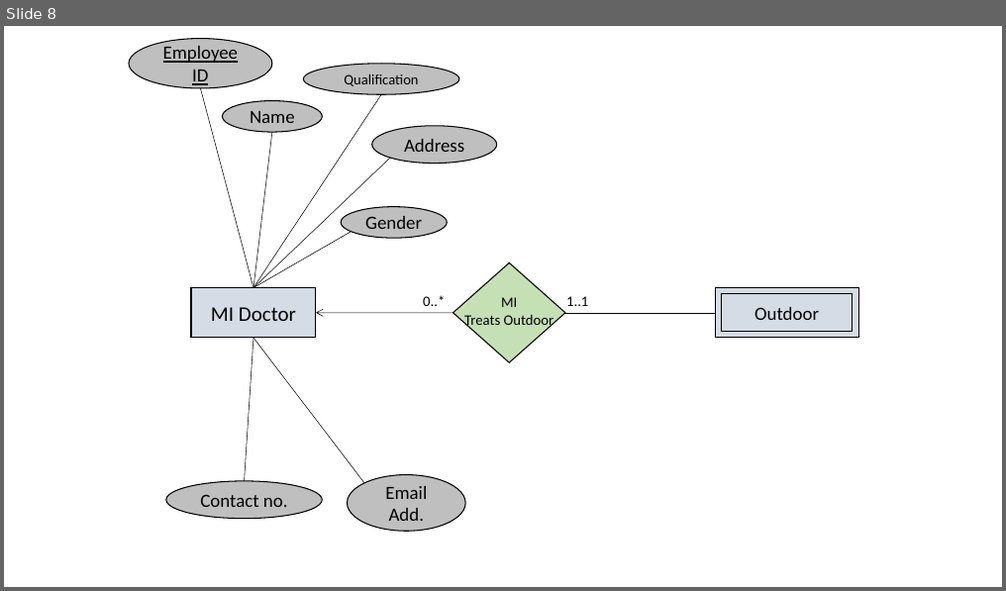
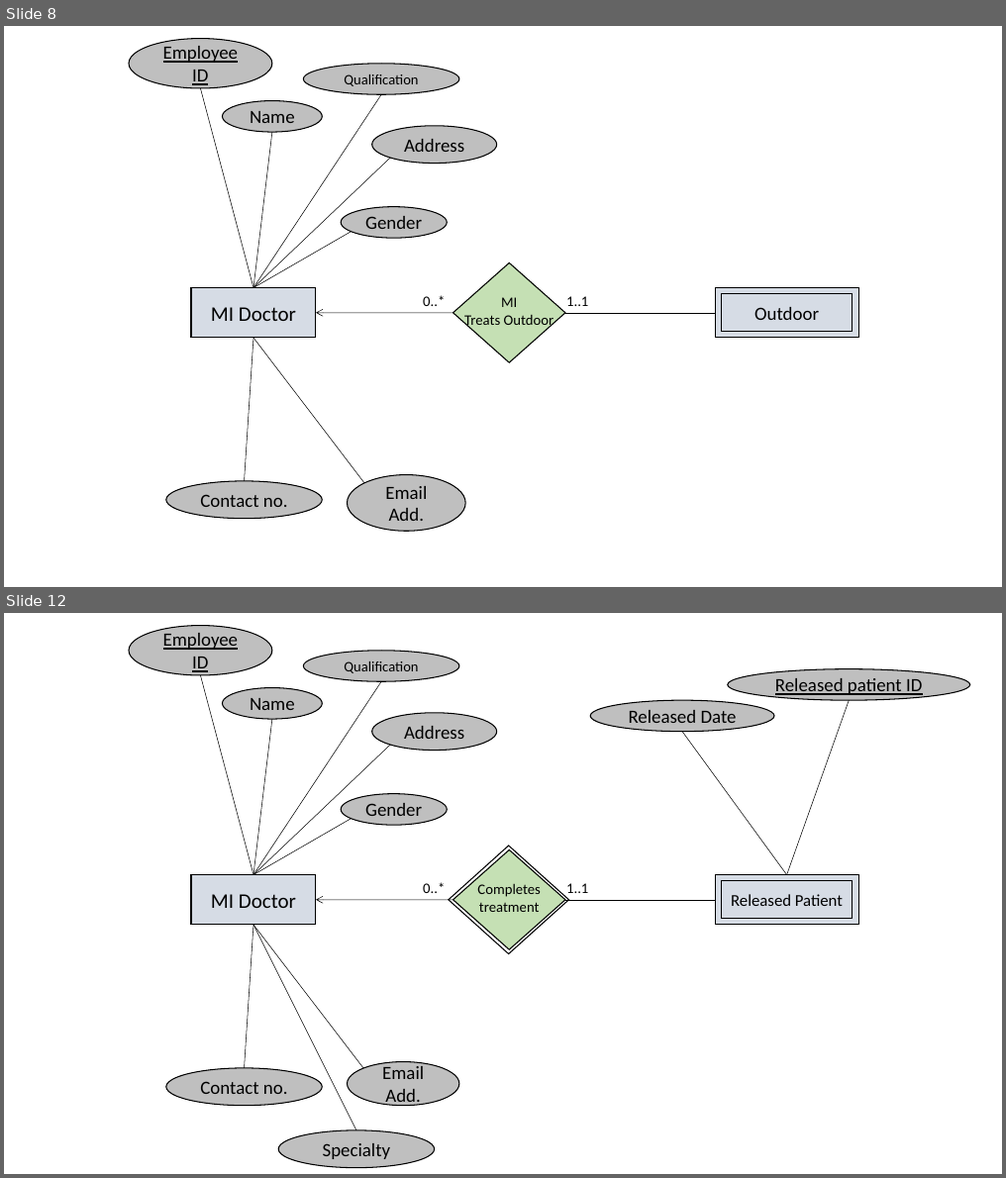
Before and after one commit to zahangir0cse/doctor-patient-crud-system-using-spring-mvc-hibernate-and-mysql-database, a slide deck: ERD Design.pptx. Shown one above the other, each under a label of ours: slide 8 before the commit, slides 8 and 12 after it; the slides between them are not shown. The pictures are 1006x591 and 1006x1178 pixels, drawn with LibreOffice and Linux fonts; fonts in the diff are those of the drawing. Boxes give left, top, right and bottom in pixels: in the first picture for what was removed or moved away, otherwise in the second. Text is boxed around its words. In the diff, an @@ line names an element or a change of style, - is before the commit and + after.

```diff
--- a/ERD Design.pptx
+++ b/ERD Design.pptx
@@ slide 12 added at (4, 613, 1002, 1174), background #FFFFFF @@
@@ ellipse added at (129, 626, 272, 676), fill #BFBFBF, outline #000000 1 pt, 18 pt, text #000000, underline @@
+Employee ID
@@ ellipse added at (303, 651, 459, 682), fill #BFBFBF, outline #000000 1 pt, 13.9 pt, text #000000 @@
+Qualification
@@ ellipse added at (728, 669, 970, 700), fill #BFBFBF, outline #000000 1 pt, 18 pt, text #000000, underline @@
+Released patient ID
@@ line added from (253, 875) to (200, 675), #000000 0.5 pt @@
@@ ellipse added at (223, 688, 322, 719), fill #BFBFBF, outline #000000 1 pt, 18 pt, text #000000 @@
+Name
@@ line added from (253, 875) to (381, 682), #000000 0.5 pt @@
@@ ellipse added at (590, 700, 774, 732), fill #BFBFBF, outline #000000 1 pt, 18 pt, text #000000 @@
+Released Date
@@ line added from (787, 875) to (849, 700), #000000 0.5 pt @@
@@ line added from (253, 875) to (272, 719), #000000 0.5 pt @@
@@ ellipse added at (372, 713, 497, 750), fill #BFBFBF, outline #000000 1 pt, 18 pt, text #000000 @@
+Address
@@ line added from (787, 875) to (682, 731), #000000 0.5 pt @@
@@ line added from (253, 875) to (390, 745), #000000 0.5 pt @@
@@ line added from (394, 794) to (253, 875), #000000 0.5 pt @@
@@ ellipse added at (341, 794, 448, 826), fill #BFBFBF, outline #000000 1 pt, 18 pt, text #000000 @@
+Gender
@@ diamond added at (449, 846, 569, 955), outline #000000 1 pt @@
@@ rectangle added at (191, 875, 316, 925), fill #D6DCE5, outline #000000 1 pt, 20 pt, text #000000 @@
+MI Doctor
@@ diamond added at (453, 851, 565, 950), fill #C5E0B4, outline #000000 1 pt, 14 pt, text #000000 @@
+Completes
+treatment
@@ rectangle added at (715, 875, 859, 925), fill #D6DCE5, outline #000000 1 pt @@
@@ arrow added from (453, 900) to (316, 900), #000000 0.5 pt @@
@@ text added at (423, 882, 445, 893), 14 pt, text #000000 @@
+0..*
@@ line added from (565, 900) to (715, 900), #000000 0.5 pt @@
@@ text added at (566, 883, 588, 893), 14 pt, text #000000 @@
+1..1
@@ rectangle added at (721, 881, 852, 919), fill #D6DCE5, outline #000000 1 pt, 16 pt, text #000000 @@
+Released Patient
@@ line added from (245, 1068) to (253, 925), #000000 0.5 pt @@
@@ line added from (253, 925) to (356, 1131), #000000 0.5 pt @@
@@ line added from (253, 925) to (363, 1069), #000000 0.5 pt @@
@@ ellipse added at (166, 1068, 322, 1106), fill #BFBFBF, outline #000000 1 pt, 18 pt, text #000000 @@
+Contact no.
@@ ellipse added at (347, 1062, 459, 1106), fill #BFBFBF, outline #000000 1 pt, 18 pt, text #000000 @@
+Email Add.
@@ ellipse added at (279, 1131, 435, 1168), fill #BFBFBF, outline #000000 1 pt, 18 pt, text #000000 @@
+Specialty
```
Also in this commit, not shown: 4 slides changed, 3 other slides added.
